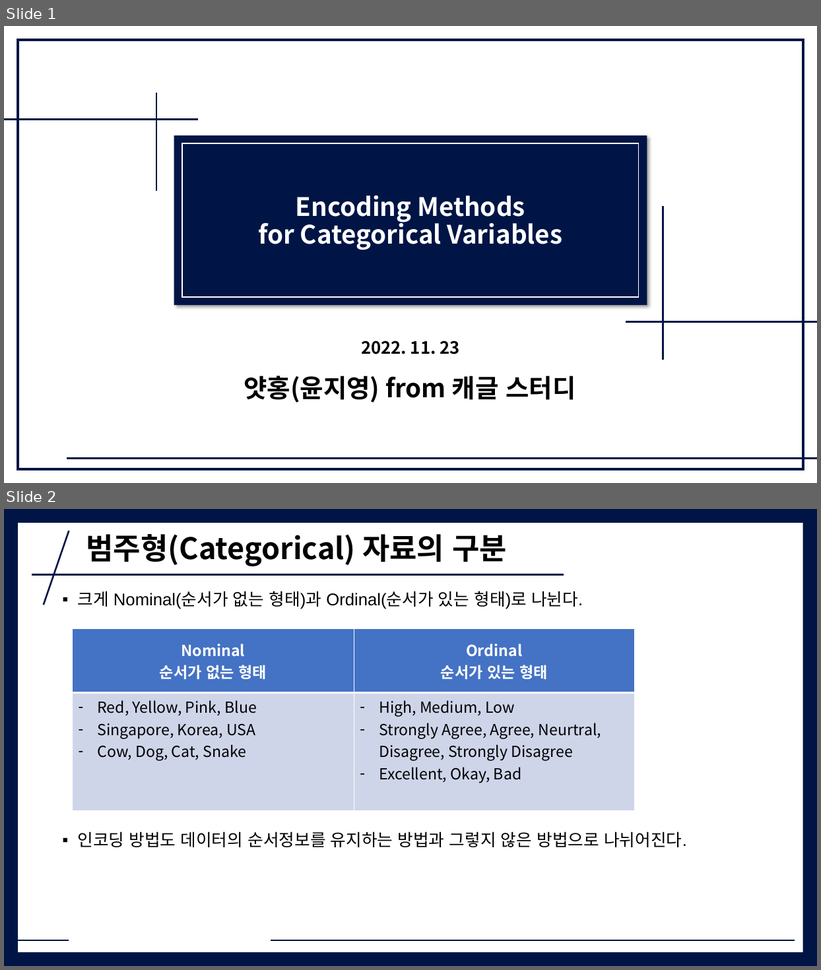
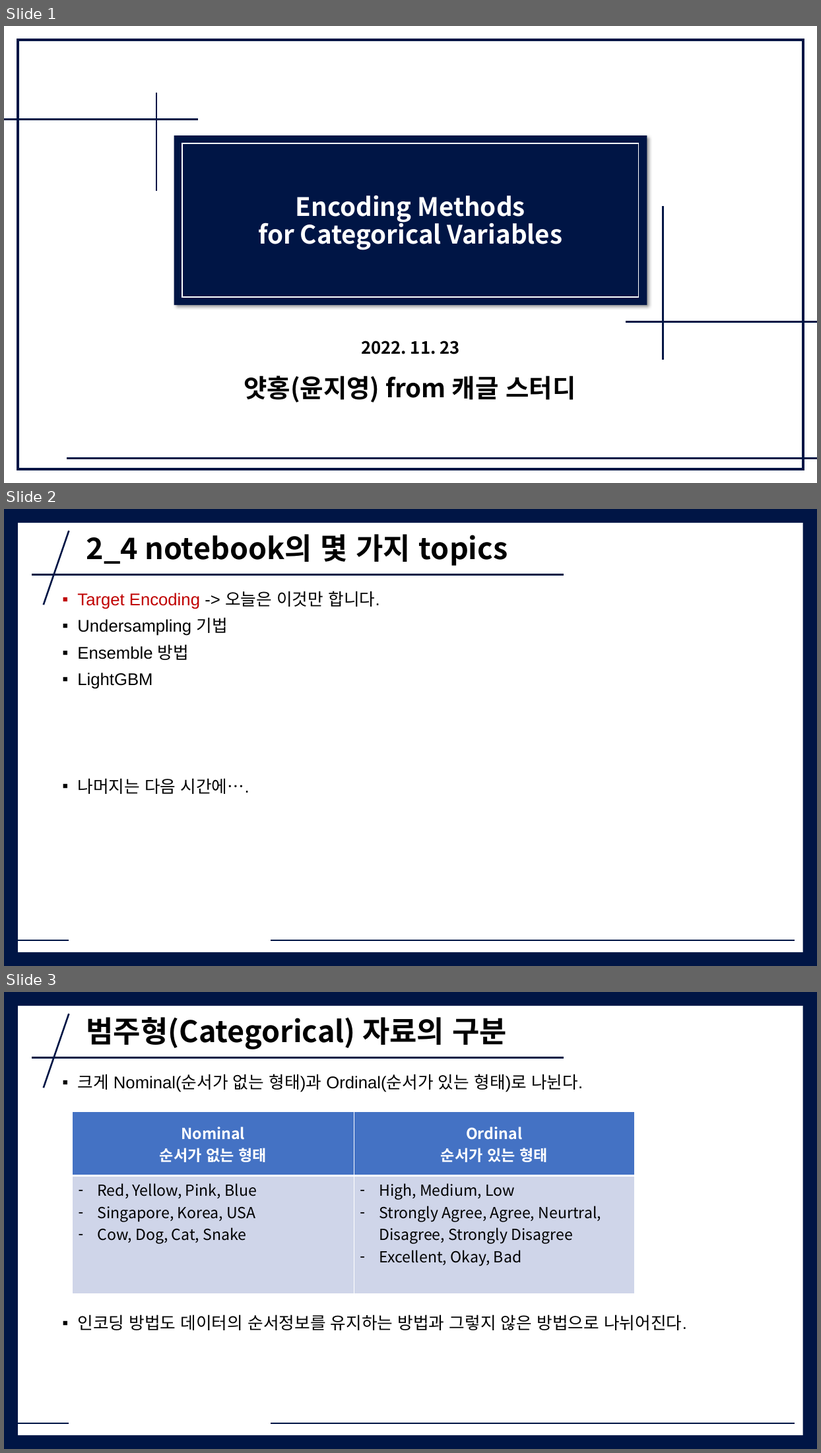
Before and after one commit to try-kaggle-together/kaggle-copy, a slide deck: 02_porto_seguro/2_4_encoding_method_for_categorical_variables.pptx. Shown one above the other, each under a label of ours: slides 1 and 2 before the commit, slides 1, 2 and 3 after it. The pictures are 821x970 and 821x1453 pixels, drawn with LibreOffice and Linux fonts; fonts in the diff are those of the drawing. Boxes give left, top, right and bottom in pixels: in the first picture for what was removed or moved away, otherwise in the second. Text is boxed around its words. In the diff, an @@ line names an element or a change of style, - is before the commit and + after.

```diff
--- a/02_porto_seguro/2_4_encoding_method_for_categorical_variables.pptx
+++ b/02_porto_seguro/2_4_encoding_method_for_categorical_variables.pptx
@@ slide 2 added at [4, 509, 817, 966], background #001545; not listed: 5 template elements that a slide beside it also shows @@
@@ title added at [86, 534, 508, 566], 35 pt, text #000000, bold @@
+2_4 notebook의 몇 가지 topics
@@ text added at [77, 591, 380, 794], 20 pt, text #000000 @@
+▪ Target Encoding -> 오늘은 이것만 합니다.
+▪ Undersampling 기법
+▪ Ensemble 방법
+▪ LightGBM
+▪ 나머지는 다음 시간에….
@@ what was slide 2 is now slide 3 @@
```
Also in this commit, not shown: 3 slides changed, 1 other slide added.
